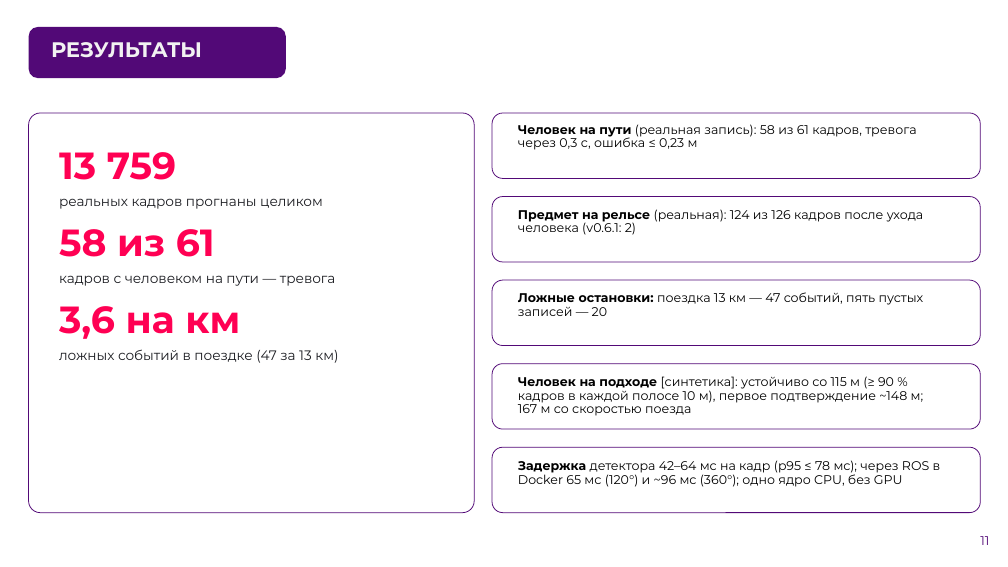
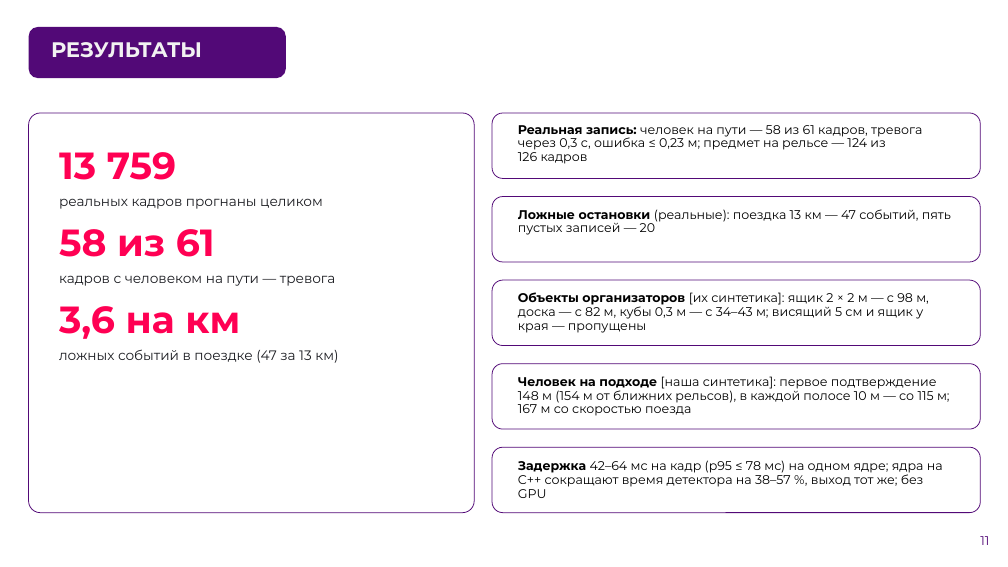
Before and after one commit to pmixay/ReSense, a slide deck: slide 11 of docs/presentation/ReSense_LCT2026.pptx. Drawn at 1008x567 pixels with LibreOffice and Linux fonts; fonts in the diff are those of the drawing; background and template pictures are left out. Boxes give left, top, right and bottom in pixels: in the first picture for what was removed or moved away, otherwise in the second. Text is boxed around its words. In the diff, an @@ line names an element or a change of style, - is before the commit and + after.

```diff
--- a/docs/presentation/ReSense_LCT2026.pptx
+++ b/docs/presentation/ReSense_LCT2026.pptx
@@ text at box(518, 125, 922, 164): text changed @@
-Человек на пути (реальная запись): 58 из 61 кадров, тревога через 0,3 с, ошибка ≤ 0,23 м
+Реальная запись: человек на пути — 58 из 61 кадров, тревога через 0,3 с, ошибка ≤ 0,23 м; предмет на рельсе — 124 из 126 кадров
@@ text at box(518, 209, 951, 235): text changed @@
-Предмет на рельсе (реальная): 124 из 126 кадров после ухода человека (v0.6.1: 2)
+Ложные остановки (реальные): поездка 13 км — 47 событий, пять пустых записей — 20
@@ text at box(518, 292, 929, 333): text changed @@
-Ложные остановки: поездка 13 км — 47 событий, пять пустых записей — 20
+Объекты организаторов [их синтетика]: ящик 2 × 2 м — с 98 м, доска — с 82 м, кубы 0,3 м — с 34–43 м; висящий 5 см и ящик у края — пропущены
@@ text at box(518, 376, 950, 416): text changed @@
-Человек на подходе [синтетика]: устойчиво со 115 м (≥ 90 % кадров в каждой полосе 10 м), первое подтверждение ~148 м; 167 м со скоростью поезда
+Человек на подходе [наша синтетика]: первое подтверждение 148 м (154 м от ближних рельсов), в каждой полосе 10 м — со 115 м; 167 м со скоростью поезда
@@ text at box(518, 460, 943, 498): text changed @@
-Задержка детектора 42–64 мс на кадр (p95 ≤ 78 мс); через ROS в Docker 65 мс (120°) и ~96 мс (360°); одно ядро CPU, без GPU
+Задержка 42–64 мс на кадр (p95 ≤ 78 мс) на одном ядре; ядра на C++ сокращают время детектора на 38–57 %, выход тот же; без GPU
```
Also in this commit, not shown: 8 other slides changed, 1 slide added, 2 other files.
